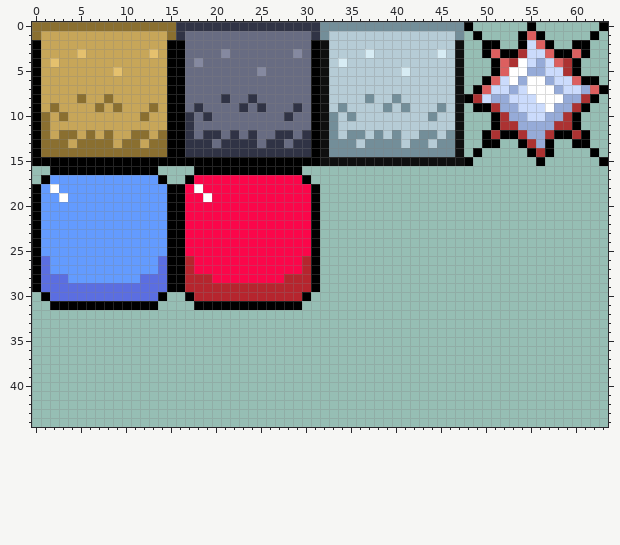
Pixel-art file, stored at BasicTileset.aseprite. Above is the file before it was changed.
64x64 pixels, 1 frame. Shown: x 0..63, y 0..44.
The same view after the edit:
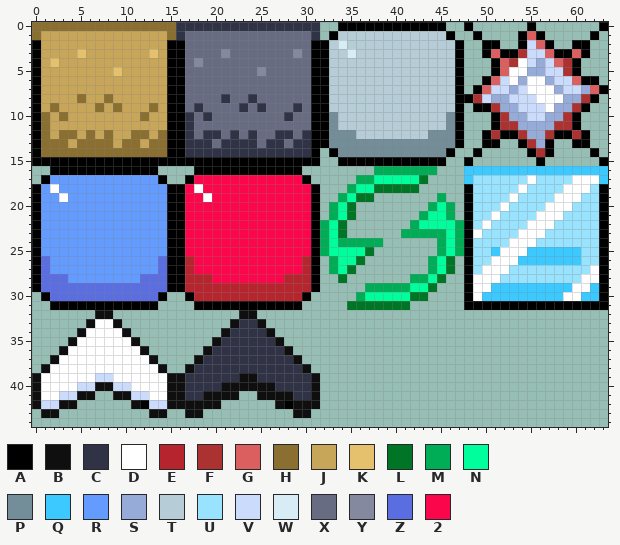
Palette (. is transparent): A #000000  B #0f0f0f  C #303345  D #ffffff  E #b6252e  F #ac3232  G #dc5f5f  H #8a6f30  J #c7a659  K #e5c16e  L #007525  M #00ad57  N #00ff9c  P #738e99  Q #3bc9ff  R #639bff  S #96abd8  T #b6ccd6  U #99e3ff  V #cbdbfc  W #d7ecf4  X #686c82  Y #8589a0  Z #5b6ee1  2 #fb064a
Difference:
Changed rows in their new state; - is an unchanged pixel.
first column x 0:
 0 --------------------------------..AAAAAAAAAAAA..----------------
 1 --------------------------------.A------------A.----------------
 2 --------------------------------A-W------------A----------------
 3 --------------------------------A--W-T-------T-A----------------
 4 --------------------------------A-T------------A----------------
 5 --------------------------------A--------T-----A----------------
 6 --------------------------------A--------------A----------------
 7 --------------------------------A--------------A----------------
 8 --------------------------------A----T--T------A----------------
 9 --------------------------------A-T----T-T---T-A----------------
10 --------------------------------A--T--------T-PA----------------
11 --------------------------------A-------------PA----------------
12 --------------------------------A-P-T-T-T--T-P-A----------------
13 --------------------------------A---P----P--P--A----------------
14 --------------------------------.A------------A.----------------
15 --------------------------------..AAAAAAAAAAAA..----------------
16 --------------------------------------MMMMMMM---QQQQQQQQQQQQQQQQ
17 ------------------------------------MMNNNNNL----QUUUUUUDUUUUDDDQ
18 -----------------------------------MNNLLLLL-----AUUUUUDUUUUDDDUA
19 ----------------------------------MNLL-------M--AUUUUDUUUUDDDUUA
20 ---------------------------------MNL--------MNM-AUUUDUUUUDDDUUUA
21 ---------------------------------MNL-------MNNM-AUUDUUUUDDDUUUUA
22 --------------------------------MNL-------MNNNNMAUDUUUUDDDUUUUUA
23 --------------------------------MNL------MMMMMNMADUUUUDDDUUUUUUA
24 --------------------------------MNMMMMM------MNMAUUUUDDDUUUUUUUA
25 --------------------------------MNNNNL-------MNMAUUQDDDQQQQQQUUA
26 ---------------------------------MNNL-------MNL-AUUDDDQQQQQQQUUA
27 ---------------------------------MNL--------MNL-AUDDDUUUUUUUUUDA
28 ----------------------------------L-------MMNL--ADDDUUUUUUUUUDDA
29 -------------------------------------MMMMMNNL---ADDQQQQQQQQQDDQA
30 ------------------------------------MNNNNNLL----ADQQQQQQQQQDDQQA
31 -----------------------------------LLLLLLL------AAAAAAAAAAAAAAAA
32 -------BB--------------BB---------------------------------------
33 ------BDDB------------BCCB--------------------------------------
34 -----BDDDDB----------BCCCCB-------------------------------------
35 ----BDDDDDDB--------BCCCCCCB------------------------------------
36 ---BDDDDDDDDB------BCCCCCCCCB-----------------------------------
37 --BDDDDDDDDDDB----BCCCCCCCCCCB----------------------------------
38 -BDDDDDDDDDDDDB--BCCCCCCCCCCCCB---------------------------------
39 BDDDDDDVVDDDDDDBBCCCCCCBBCCCCCCB--------------------------------
40 BDDDDVVBBVVDDDDBBCCCCBBBBBBCCCCB--------------------------------
41 BDDVVBB--BBVVDDBBCCBBBB--BBBBCCB--------------------------------
42 BVVBB------BAVVBBBBBB------BABBB--------------------------------
43 -BB----------BB--BB----------BB---------------------------------
